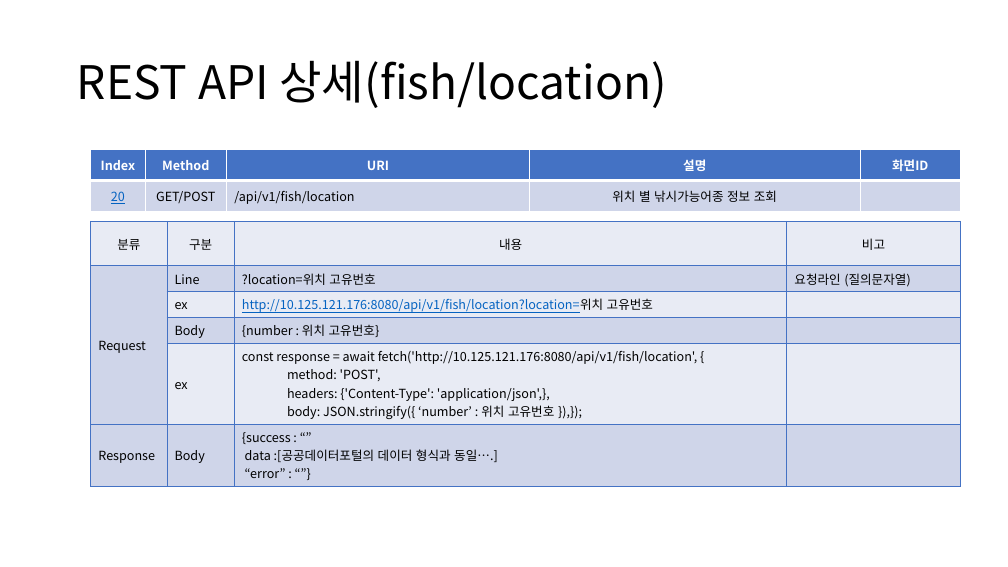
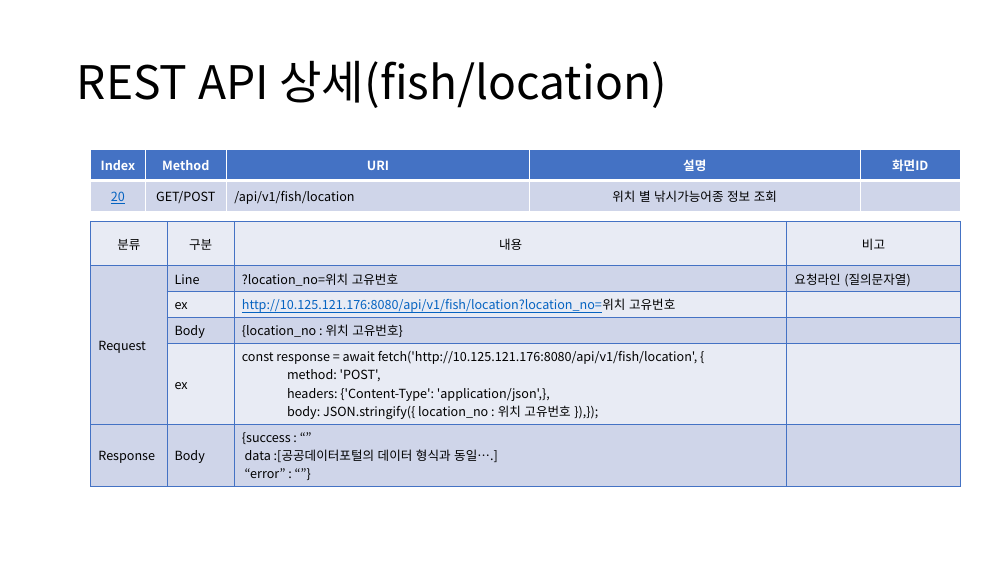
Before and after one commit to sujidaddy/workspace_miniproject, a slide deck: slide 43 of 미니프로젝트계획서제출용.pptx. Drawn at 1008x567 pixels with LibreOffice and Linux fonts; fonts in the diff are those of the drawing. Boxes give left, top, right and bottom in pixels: in the first picture for what was removed or moved away, otherwise in the second. Text is boxed around its words. In the diff, an @@ line names an element or a change of style, - is before the commit and + after.

```diff
--- a/미니프로젝트계획서제출용.pptx
+++ b/미니프로젝트계획서제출용.pptx
@@ table at <box>91,222,960,482</box> @@
-row 2, column 3: ?location=위치 고유번호
+row 2, column 3: ?location_no=위치 고유번호
-row 3, column 3: http://10.125.121.176:8080/api/v1/fish/location?location=위치 고유번호
+row 3, column 3: http://10.125.121.176:8080/api/v1/fish/location?location_no=위치 고유번호
-row 4, column 3: {number : 위치 고유번호}
+row 4, column 3: {location_no : 위치 고유번호}
-row 5, column 3: const response = await fetch('http://10.125.121.176:8080/api/v1/fish/location', { / method: 'POST', / headers: {'Content-Type': 'application/json',}, / body: JSON.stringify({ ‘number’ : 위치 고유번호 }),});
+row 5, column 3: const response = await fetch('http://10.125.121.176:8080/api/v1/fish/location', { / method: 'POST', / headers: {'Content-Type': 'application/json',}, / body: JSON.stringify({ location_no : 위치 고유번호 }),});
```
Also in this commit, not shown: 22 other slides changed, 1 slide added, 8 other files.
